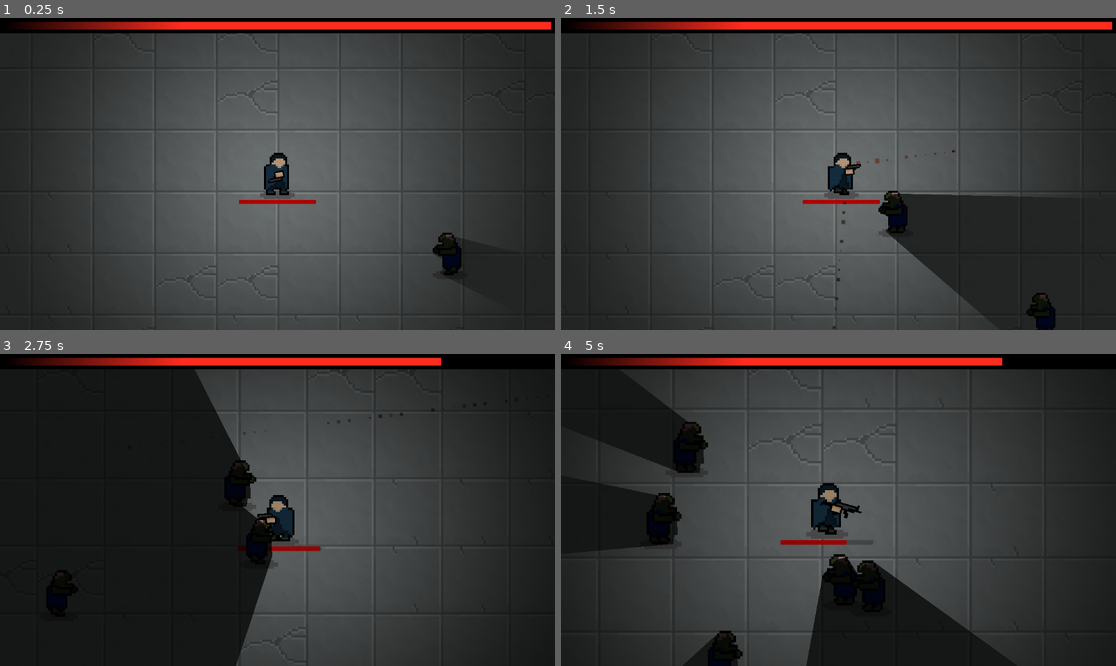
Above: before the commit, frames 1-4 (two rows, left to right).
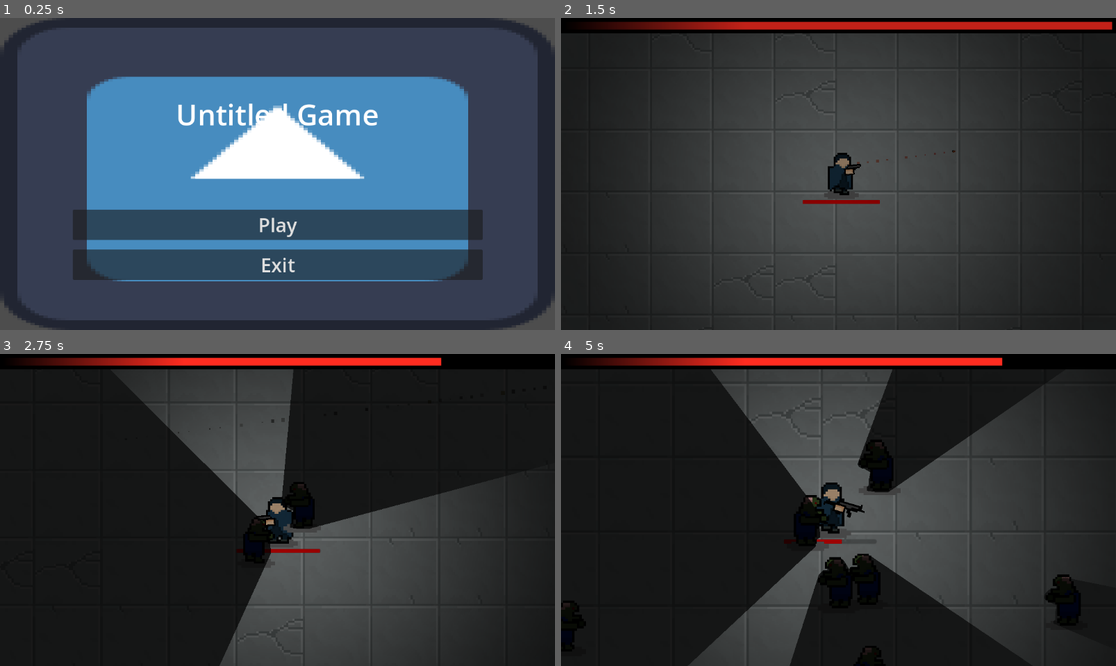
Above: after the commit, the same moments.

Repository: userbooi/Daydream-Toronto
Game: Godot game, scene res://Scenes/UI/main_menu.tscn
Two runs of this game, one before a commit and one after it. Both use one fixed random seed, a clock stepped at 60 frames per second and the inputs below. Before the commit the project starts from res://Scenes/main.tscn. The engine's default icon, where the game draws it, is replaced by a stand-in: a white triangle on a blue panel in a dark square.
Inputs (mouse positions are in pixels of both pictures, inside the frame that each line leads up to):
- Up to frame 1 (0.25 s): no input
- Up to frame 2 (1.5 s): click (838, 223) at 0.5 s, where only the run after the commit has a clickable "Play"; move the mouse to (960, 158) at 1.27 s; press the mouse at (960, 158) at 1.28 s; hold D (right) from 1.28 s (still down)
- Up to frame 3 (2.75 s): move the mouse to (166, 525) at 2.02 s; release D (right) at 2.03 s; release the mouse at (166, 525) at 2.03 s; hold S (down) from 2.03 s (still down); tap Space (sacrifice) at 2.1 s
- Up to frame 4 (5 s): move the mouse to (894, 441) at 2.77 s; release S (down) at 2.78 s; hold D (right) 2.78-3.53 s; tap 1 (switch_weapon) at 2.85 s; move the mouse to (810, 572) at 3.52 s; hold W (up) 3.53-4.28 s; click (810, 572) at 3.6 s; move the mouse to (1005, 556) at 4.27 s; hold A (left) from 4.28 s (still down); tap Space (sacrifice) at 4.35 s

The runs differ from the first frame. In frame 1, 78% of the frame differs, in the area x 0-100%, y 0-100%; in frame 2, 9.7%; in frame 3, 18%; in frame 4, 29%.

Commit message:
Implemented fade in on start

Diff:
--- /dev/null
+++ b/Scenes/UI/main_menu.gd
@@ -0,0 +1,14 @@
+extends Control
+
+@onready
+var play_button = $BoxContainer/Play
+@onready
+var exit_button = $BoxContainer/Exit
+
+
+func _on_play_pressed() -> void:
+	Game.switch_scene("res://Scenes/main.tscn")
+
+
+func _on_exit_pressed() -> void:
+	get_tree().quit()
--- a/Scenes/UI/main_menu.tscn
+++ b/Scenes/UI/main_menu.tscn
@@ -1,6 +1,7 @@
-[gd_scene load_steps=3 format=3 uid="uid://byt7w5sebnq46"]
+[gd_scene load_steps=4 format=3 uid="uid://byt7w5sebnq46"]
 
 [ext_resource type="Texture2D" uid="uid://c4vu6aq3h773o" path="res://icon.svg" id="1_o50ko"]
+[ext_resource type="Script" path="res://Scenes/UI/main_menu.gd" id="1_twy2p"]
 
 [sub_resource type="LabelSettings" id="LabelSettings_q0lsu"]
 font_size = 60
@@ -12,6 +13,7 @@
 anchor_bottom = 1.0
 grow_horizontal = 2
 grow_vertical = 2
+script = ExtResource("1_twy2p")
 
 [node name="Background" type="TextureRect" parent="."]
 layout_mode = 1
--- /dev/null
+++ b/Scenes/fade_in.gd
@@ -0,0 +1,4 @@
+extends AnimationPlayer
+
+func _ready() -> void:
+	play("fade_in")  # replace with your animation name
--- a/Scenes/main.tscn
+++ b/Scenes/main.tscn
@@ -1,8 +1,7 @@
-[gd_scene load_steps=23 format=4 uid="uid://bwekn7po0i1oq"]
+[gd_scene load_steps=26 format=4 uid="uid://bwekn7po0i1oq"]
 
 [ext_resource type="Script" path="res://Scripts/main.gd" id="1_6r04h"]
 [ext_resource type="PackedScene" uid="uid://cy6cmcrhv808e" path="res://Scenes/player.tscn" id="1_xm4y6"]
-[ext_resource type="PackedScene" uid="uid://buklchbsap0a2" path="res://Scenes/zombie.tscn" id="2_eiouw"]
 [ext_resource type="Texture2D" uid="uid://c6nhiy0m23p6g" path="res://Assets/tilesheets/tank.png" id="3_nnbxx"]
 [ext_resource type="Texture2D" uid="uid://dyf7ixj0178s3" path="res://Assets/tilesheets/brutalist_tileset.png" id="4_eetd7"]
 [ext_resource type="Texture2D" uid="uid://dig6qnjyeaneq" path="res://Assets/tilesheets/floor_tiles/floor_concrete1.png" id="5_aedqq"]
@@ -10,7 +9,8 @@
 [ext_resource type="Texture2D" uid="uid://mh1t71re3j5k" path="res://Assets/tilesheets/crate.png" id="6_ag1gn"]
 [ext_resource type="Texture2D" uid="uid://00wge4wi3c0c" path="res://Assets/tilesheets/floor_tiles/floor_concrete3.png" id="7_kvcxx"]
 [ext_resource type="Texture2D" uid="uid://bmvqu57y6bglh" path="res://Assets/lightmap/lightmap.png" id="9_3s0tp"]
-[ext_resource type="PackedScene" uid="uid://c1t2cdjw5dt56" path="res://Scenes/UI/sanity.tscn" id="10_t64d2"]
+[ext_resource type="PackedScene" path="res://Scenes/UI/sanity.tscn" id="10_t64d2"]
+[ext_resource type="Script" path="res://Scenes/fade_in.gd" id="12_3yvgc"]
 
 [sub_resource type="TileSetAtlasSource" id="TileSetAtlasSource_6sp8t"]
 texture = ExtResource("4_eetd7")
@@ -860,6 +860,42 @@
 ambient_light_energy = 0.0
 reflected_light_source = 1
 
+[sub_resource type="Animation" id="Animation_sha4t"]
+resource_name = "fade_in"
+tracks/0/type = "value"
+tracks/0/imported = false
+tracks/0/enabled = true
+tracks/0/path = NodePath(".:modulate")
+tracks/0/interp = 1
+tracks/0/loop_wrap = true
+tracks/0/keys = {
+"times": PackedFloat32Array(0, 1),
+"transitions": PackedFloat32Array(3.13834, 1),
+"update": 0,
+"values": [Color(1, 1, 1, 1), Color(1, 1, 1, 0)]
+}
+
+[sub_resource type="Animation" id="Animation_greh8"]
+length = 0.001
+tracks/0/type = "value"
+tracks/0/imported = false
+tracks/0/enabled = true
+tracks/0/path = NodePath(".:modulate")
+tracks/0/interp = 1
+tracks/0/loop_wrap = true
+tracks/0/keys = {
+"times": PackedFloat32Array(0),
+"transitions": PackedFloat32Array(1),
+"update": 0,
+"values": [Color(1, 1, 1, 1)]
+}
+
+[sub_resource type="AnimationLibrary" id="AnimationLibrary_nmyfn"]
+_data = {
+"RESET": SubResource("Animation_greh8"),
+"fade_in": SubResource("Animation_sha4t")
+}
+
 [node name="Main" type="Node2D"]
 y_sort_enabled = true
 script = ExtResource("1_6r04h")
@@ -877,10 +913,6 @@
 
 [node name="Player" parent="." instance=ExtResource("1_xm4y6")]
 physics_material_override = SubResource("PhysicsMaterial_gv75s")
-
-[node name="Zombie" parent="." instance=ExtResource("2_eiouw")]
-position = Vector2(190, 84)
-lock_rotation = true
 
 [node name="Projectiles" type="Node" parent="."]
 
@@ -902,4 +934,18 @@
 
 [node name="Sanity" parent="CanvasLayer" instance=ExtResource("10_t64d2")]
 
+[node name="ColorRect" type="ColorRect" parent="CanvasLayer"]
+anchors_preset = 15
+anchor_right = 1.0
+anchor_bottom = 1.0
+grow_horizontal = 2
+grow_vertical = 2
+color = Color(0, 0, 0, 1)
+
+[node name="AnimationPlayer" type="AnimationPlayer" parent="CanvasLayer/ColorRect"]
+libraries = {
+"": SubResource("AnimationLibrary_nmyfn")
+}
+script = ExtResource("12_3yvgc")
+
 [connection signal="timeout" from="enemySpawnTimer" to="." method="_on_enemy_spawn_timer_timeout"]
--- a/project.godot
+++ b/project.godot
@@ -11,7 +11,7 @@
 [application]
 
 config/name="UntitledGame"
-run/main_scene="res://Scenes/main.tscn"
+run/main_scene="res://Scenes/UI/main_menu.tscn"
 config/features=PackedStringArray("4.3", "Forward Plus")
 config/icon="res://icon.svg"
 
